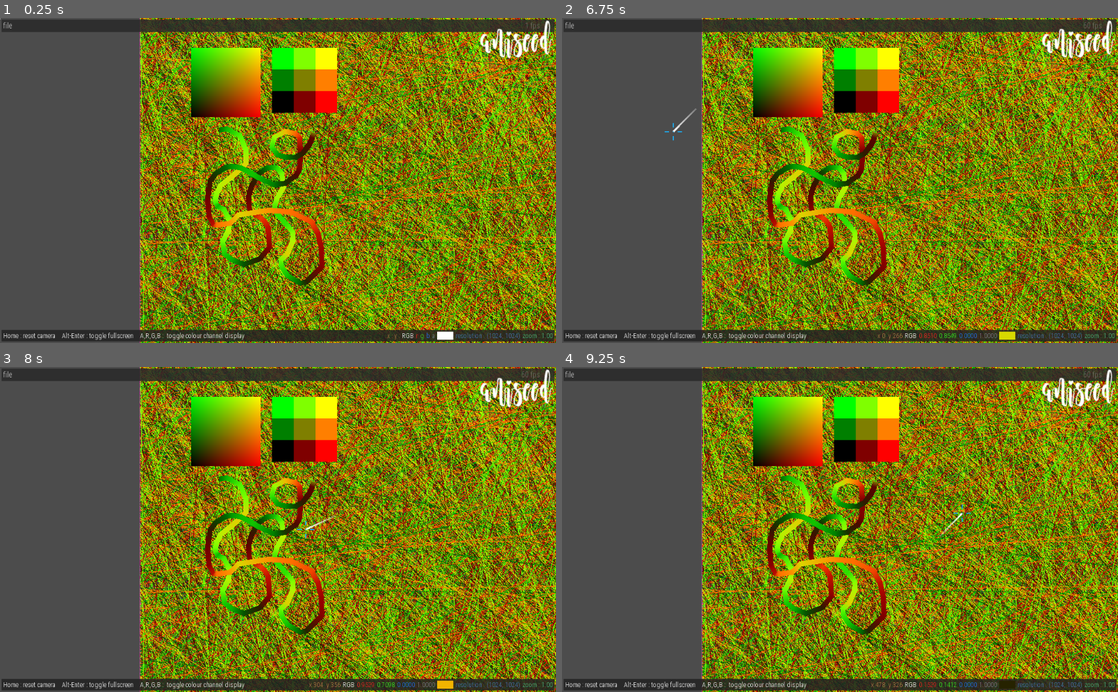
Above: before the commit, frames 1-4 (two rows, left to right).
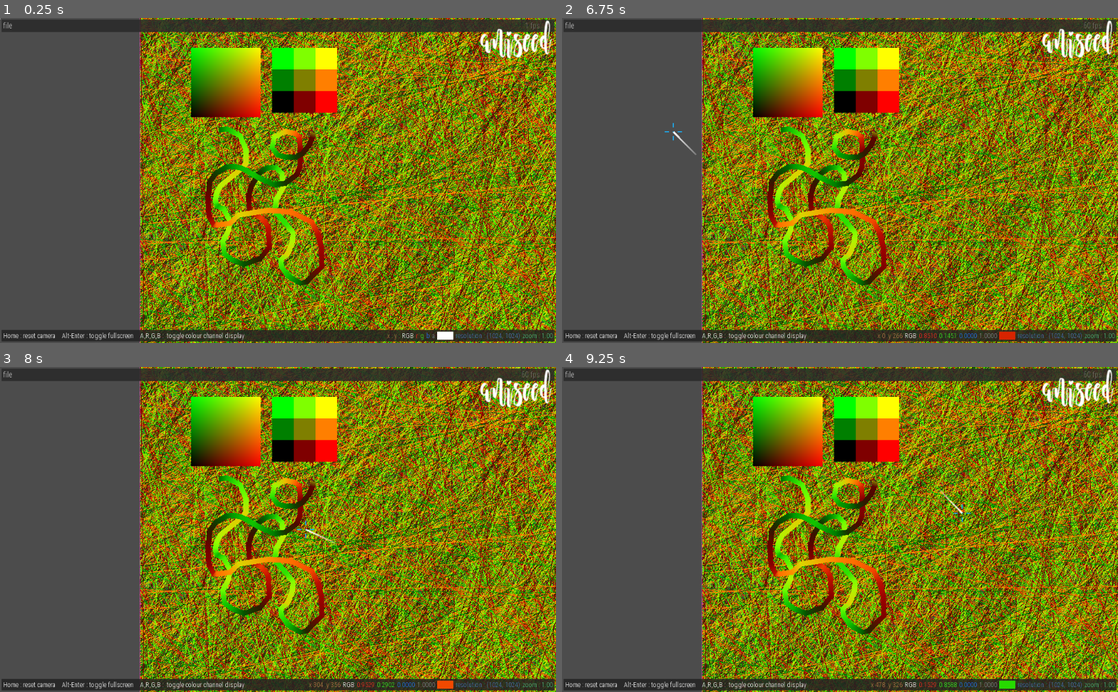
Above: after the commit, the same moments.

Repository: ioxu/microscratches-generator
Game: Godot game, scene res://scenes/main.tscn
The game is run twice, just before and just after one commit, with the same random seed, the same clock (stepped at 60 frames per second) and the same inputs. A sky picture missing from this copy of the repository is replaced by a grey-blue gradient.
Inputs (mouse positions are in pixels of both pictures, inside the frame that each line leads up to):
- Up to frame 1 (0.25 s): no input
- Up to frame 2 (6.75 s): click "file" at 0.5 s; click "file" at 1.25 s; click "file" at 2 s; tap Enter at 2.75, 4.25, 5.75 s; move the mouse to (962, 164) at 2.77 s; click (962, 164) at 2.92 s; tap Space at 3.5, 5, 6.5 s; move the mouse to (728, 196) at 3.52 s; click (728, 196) at 3.67 s; move the mouse to (895, 109) at 4.27 s; click (895, 109) at 4.42 s; move the mouse to (812, 245) at 5.02 s; click (812, 245) at 5.17 s; move the mouse to (1006, 229) at 5.77 s; click (1006, 229) at 5.92 s; move the mouse to (673, 131) at 6.52 s; click (673, 131) at 6.67 s
- Up to frame 3 (8 s): move the mouse to (305, 529) at 7.27 s; click (305, 529) at 7.42 s
- Up to frame 4 (9.25 s): move the mouse to (756, 448) at 8.02 s; click (756, 448) at 8.17 s; move the mouse to (962, 513) at 8.77 s; click (962, 513) at 8.92 s

The runs differ from the first frame. In frame 1, 55% of the frame differs, in the area x 25-100%, y 0-100%; in frame 2, 55%, in the area x 19-100%, y 0-100%; in frame 3, 55%; in frame 4, 55%.
Error in both runs: Assertion failed: This project must only be developed in engine versions 3.2.3 and earlier (res://scenes/main.gd:17)

Commit message:
test_lines now produces correct vector-colours

Diff:
--- a/scenes/test_lines.gd
+++ b/scenes/test_lines.gd
@@ -40,6 +40,7 @@
 
 
 func vec2_to_encoded_colour( vec : Vector2 ) -> Color:
+	vec *= Vector2(1.0, -1.0)
 	var ev = ( vec + Vector2(1.0, 1.0) ) / Vector2(2.0, 2.0)
 	return Color(ev.x, ev.y, 0.0, 1.0)
 
